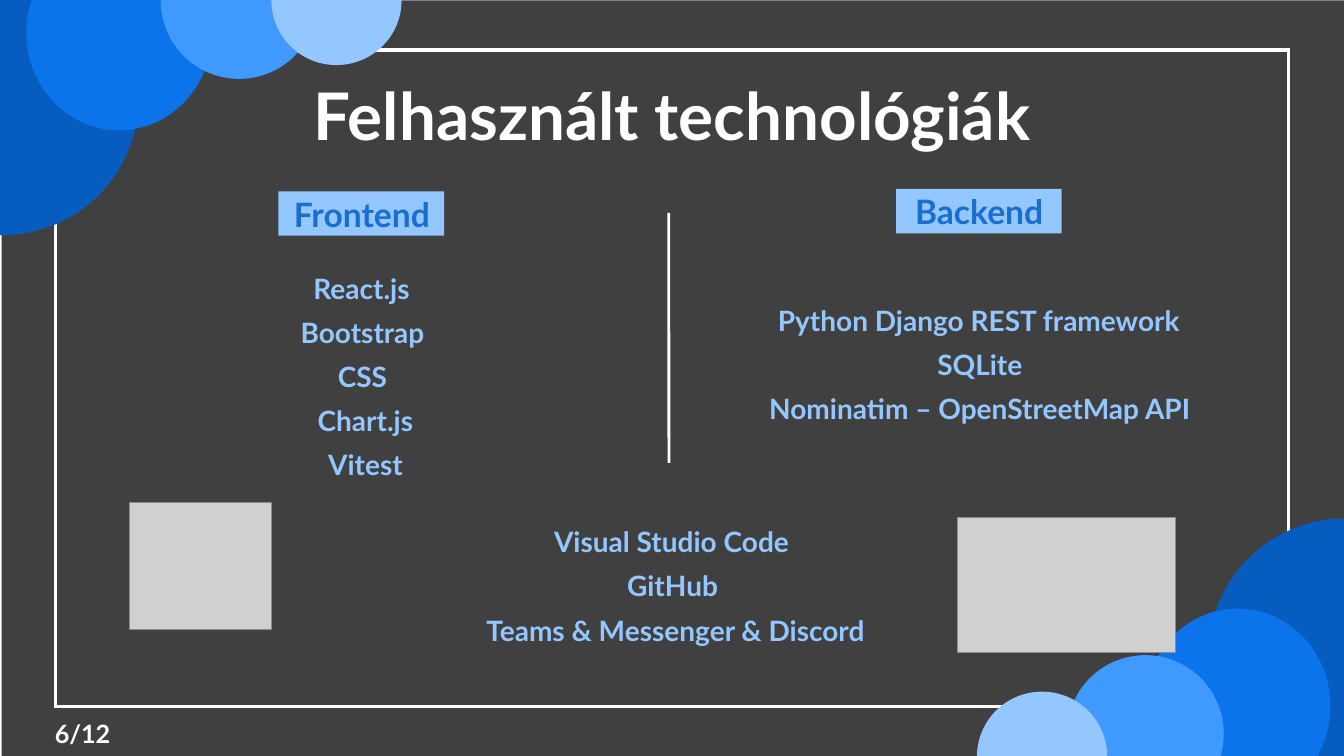
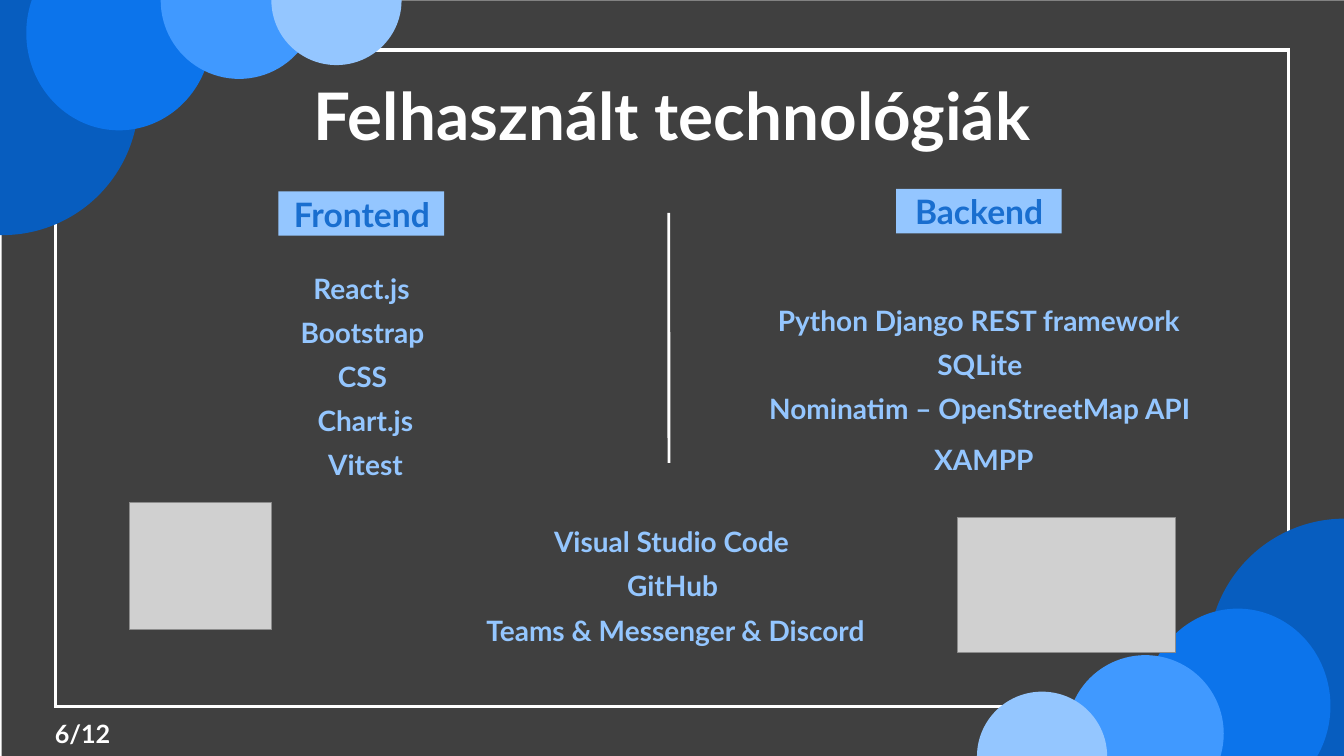
Before and after one commit to tamassss/AutoMate, a slide deck: slide 6 of automate_ppt.pptx. Drawn at 1344x756 pixels with LibreOffice and Linux fonts; fonts in the diff are those of the drawing; grey boxes stand for pictures. Boxes give left, top, right and bottom in pixels: in the first picture for what was removed or moved away, otherwise in the second. Text is boxed around its words. In the diff, an @@ line names an element or a change of style, - is before the commit and + after.

Commit message:
documentation + ppt fixes

```diff
--- a/automate_ppt.pptx
+++ b/automate_ppt.pptx
@@ text added at (934,449,1033,470), 20 pt, text #94C6FF, bold @@
+XAMPP
```
Also in this commit, not shown: 3 other files.
